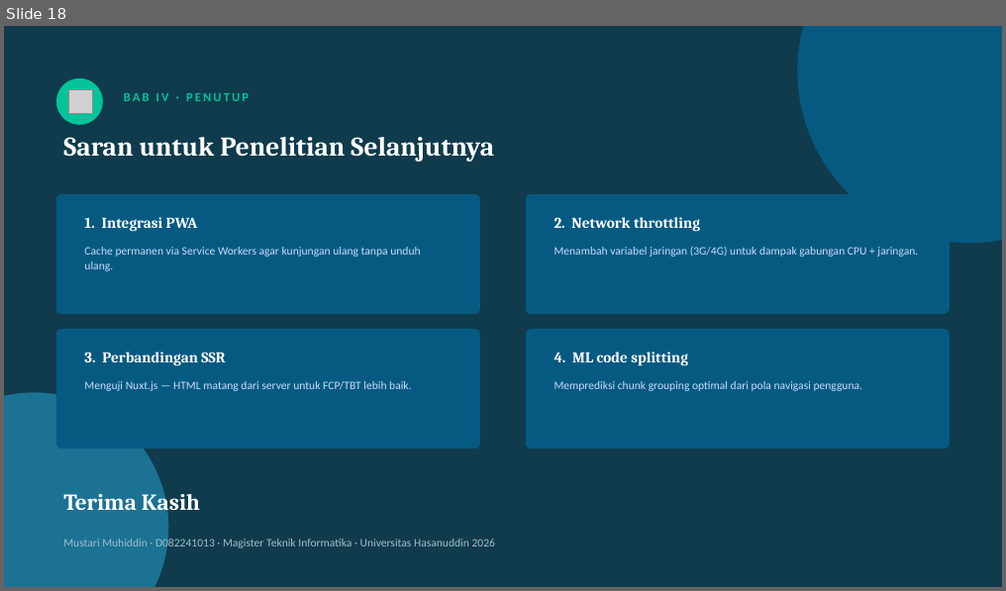
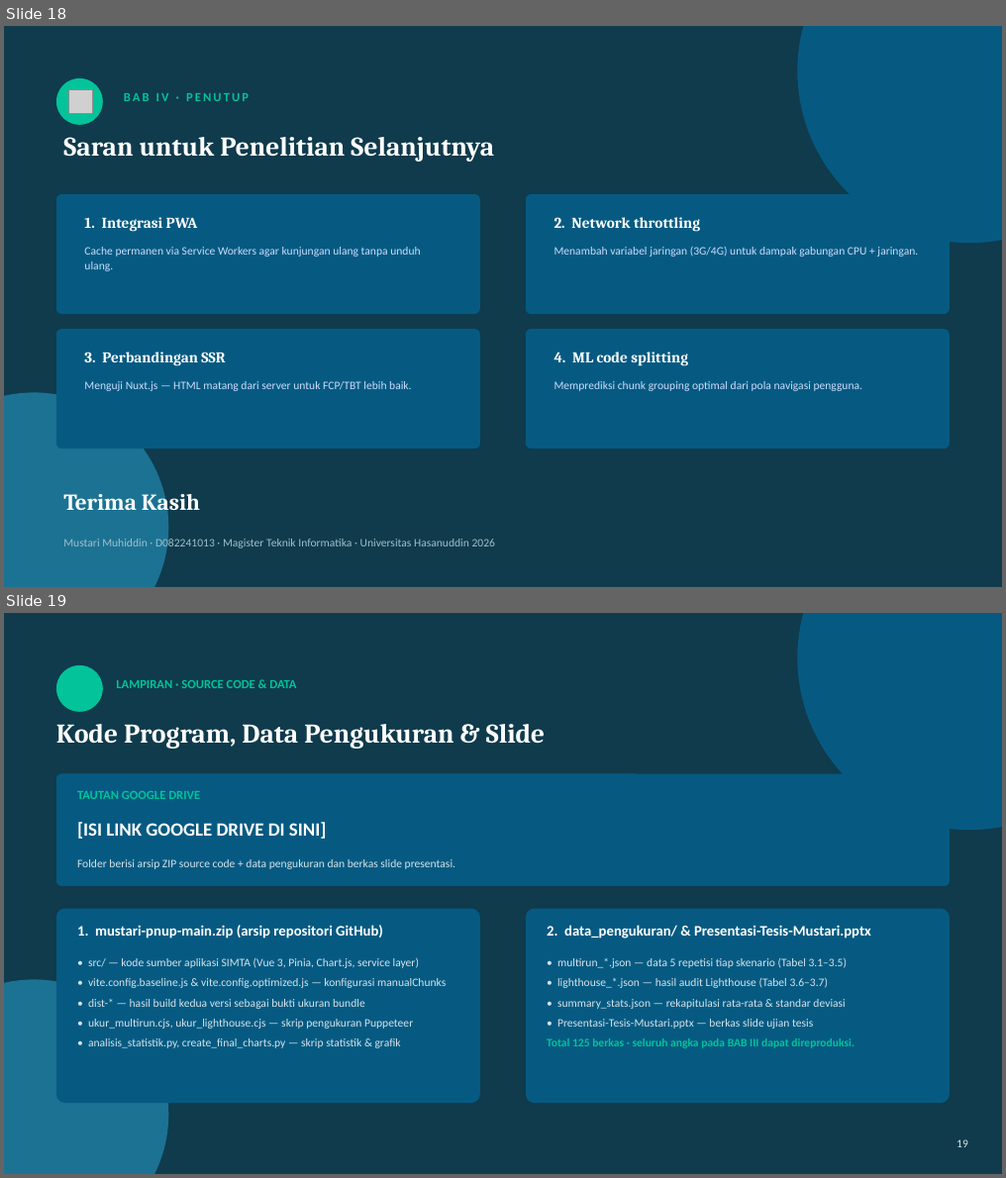
Before and after one commit to aidilsaputrakirsan/mustari-pnup, a slide deck: laporan_tesis/Presentasi-Tesis-Mustari.pptx. Shown one above the other, each under a label of ours: slide 18 before the commit, slides 18 and 19 after it. The pictures are 1006x591 and 1006x1178 pixels, drawn with LibreOffice and Linux fonts; fonts in the diff are those of the drawing; grey boxes stand for pictures. Boxes give left, top, right and bottom in pixels: in the first picture for what was removed or moved away, otherwise in the second. Text is boxed around its words. In the diff, an @@ line names an element or a change of style, - is before the commit and + after.

```diff
--- a/laporan_tesis/Presentasi-Tesis-Mustari.pptx
+++ b/laporan_tesis/Presentasi-Tesis-Mustari.pptx
@@ slide 19 added at <box>4,613,1002,1174</box>, background #0F3B4C @@
@@ ellipse added at <box>798,613,1002,830</box>, fill #065A82 @@
@@ ellipse added at <box>56,665,103,712</box>, fill #02C39A @@
@@ text added at <box>116,680,296,688</box>, 12 pt, text #02C39A, bold @@
+LAMPIRAN · SOURCE CODE & DATA
@@ text added at <box>56,724,545,749</box>, 26 pt, text #FFFFFF, bold @@
+Kode Program, Data Pengukuran & Slide
@@ rounded rectangle added at <box>56,774,949,886</box>, fill #065A82 @@
@@ text added at <box>77,791,200,799</box>, 12 pt, text #02C39A, bold @@
+TAUTAN GOOGLE DRIVE
@@ text added at <box>77,822,327,839</box>, 18 pt, text #FFFFFF, bold @@
+[ISI LINK GOOGLE DRIVE DI SINI]
@@ text added at <box>77,860,455,869</box>, 11 pt, text #D5E3EA @@
+Folder berisi arsip ZIP source code + data pengukuran dan berkas slide presentasi.
@@ rounded rectangle added at <box>56,909,480,1103</box>, fill #065A82 @@
@@ rounded rectangle added at <box>526,909,949,1103</box>, fill #065A82 @@
@@ text added at <box>77,925,383,939</box>, 14 pt, text #FFFFFF, bold @@
+1. mustari-pnup-main.zip (arsip repositori GitHub)
@@ text added at <box>547,925,871,939</box>, 14 pt, text #FFFFFF, bold @@
+2. data_pengukuran/ & Presentasi-Tesis-Mustari.pptx
@@ text added at <box>88,958,446,1049</box>, 11 pt, text #D5E3EA @@
+• src/ — kode sumber aplikasi SIMTA (Vue 3, Pinia, Chart.js, service layer)
+• vite.config.baseline.js & vite.config.optimized.js — konfigurasi manualChunks
+• dist-* — hasil build kedua versi sebagai bukti ukuran bundle
+• ukur_multirun.cjs, ukur_lighthouse.cjs — skrip pengukuran Puppeteer
+• analisis_statistik.py, create_final_charts.py — skrip statistik & grafik
@@ text added at <box>547,958,854,1049</box>, 11 pt, text #D5E3EA @@
+• multirun_*.json — data 5 repetisi tiap skenario (Tabel 3.1–3.5)
+• lighthouse_*.json — hasil audit Lighthouse (Tabel 3.6–3.7)
+• summary_stats.json — rekapitulasi rata-rata & standar deviasi
+• Presentasi-Tesis-Mustari.pptx — berkas slide ujian tesis
+Total 125 berkas · seluruh angka pada BAB III dapat direproduksi.
@@ ellipse added at <box>4,980,168,1174</box>, fill #1C7293 @@
@@ text added at <box>956,1140,968,1148</box>, 11 pt, text #D5E3EA @@
+19
```
Also in this commit, not shown: 1 slide changed, 32 other files.
